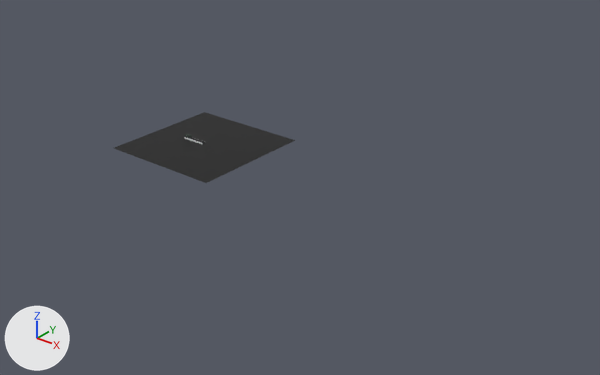
Two versions of the Blender file Scene1.blend, one commit apart.
The view is the same before and after, from a camera (50 mm lens) standing at (375.0, -359.0, 213.0) and looking at (84.0, 5.0, -12.0). Lighting does not change. The marker at lower left points along +X, +Y and +Z.
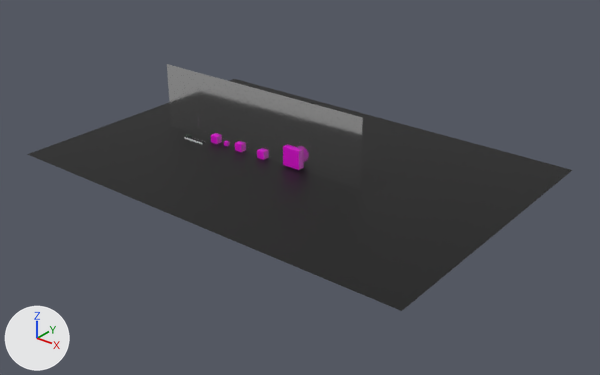
What differs and where, as boxes [x1, y1, x2, y2] in the pictures (600 x 375 px):
'Plane', reshaped (199% wider, 224% taller): before [114, 112, 295, 183]; after [28, 79, 572, 311]
'Plane.001', added: after [167, 64, 363, 189]
'Big boy complex 5', added: after [283, 145, 302, 170]
'Complex 4', added: after [257, 149, 267, 160]
'Complex 3', added: after [235, 141, 245, 152]
'Complex 1', added: after [211, 134, 221, 144]

The change, as a diff of the scene's bpy script:
```diff
--- a/Scene1.blend.py
+++ b/Scene1.blend.py
@@ mat_unfinished_make_model_pls @@
+mat_unfinished_make_model_pls = principled_material('UNFINISHED MAKE MODEL PLS')
+mat_unfinished_make_model_pls.base_color = (0.8, 0.0, 0.708)  # pink #e700db
@@ mat_glass @@
+mat_glass = principled_material('Glass')
+mat_glass.base_color = (0.8, 0.8, 0.8)  # white #e7e7e7
+mat_glass.roughness = 0.176
+mat_glass.ior = 1.3
+mat_glass.specular_ior_level = 0.0
+mat_glass.transmission_weight = 1.0
@@ me_plane_001 @@
 me_plane_001.from_pydata(...)  # 4 vertices, 1 face; spans x -1.0..1.0, y -1.0..1.0, z 0.0
 # used by ob_plane; location = (7.6, 0.1, -1.9); scale = (-42.6, -42.6, -42.6)
-me_plane_001.vertices[0].co = (-1.0, -1.0, 0.0)  # pixel (295, 140)
-me_plane_001.vertices[1].co = (1.0, -1.0, 0.0)  # pixel (204, 112)
-me_plane_001.vertices[2].co = (-1.0, 1.0, 0.0)  # pixel (206, 183)
-me_plane_001.vertices[3].co = (1.0, 1.0, 0.0)  # pixel (112, 148)
+# me_plane_001 part 1
+me_plane_001.vertices[0].co = (-4.85, -2.64, 0.0)  # pixel (572, 170)
+me_plane_001.vertices[1].co = (1.83, -2.64, 0.0)  # pixel (234, 78)
+me_plane_001.vertices[2].co = (-4.85, 1.97, 0.0)  # pixel (401, 311)
+me_plane_001.vertices[3].co = (1.83, 1.97, 0.0)  # pixel (27, 154)
 me_plane_001.materials.append(mat_material_002)
@@ me_cube_019 @@
+me_cube_019.from_pydata(...)  # a box spanning x -1.0..1.0, y -1.0..1.0, z -1.0..1.0
+me_cube_019.materials.append(mat_unfinished_make_model_pls)  # pink #e700db
@@ me_cube_018 @@
+me_cube_018.from_pydata(...)  # a box spanning x -1.0..1.0, y -1.0..1.0, z -1.0..1.0
+me_cube_018.materials.append(mat_unfinished_make_model_pls)  # pink #e700db
@@ me_cube_017 @@
+me_cube_017.from_pydata(...)  # a box spanning x -1.0..1.0, y -1.0..1.0, z -1.0..1.0
+me_cube_017.materials.append(mat_unfinished_make_model_pls)  # pink #e700db
@@ me_cube_015 @@
+me_cube_015.from_pydata(...)  # a box spanning x -1.0..1.0, y -1.0..1.0, z -1.0..1.0
+me_cube_015.materials.append(mat_unfinished_make_model_pls)  # pink #e700db
@@ me_plane_002 @@
+me_plane_002.from_pydata([(-1.65, -0.49, 0.0), (3.29, -0.49, 0.0), (-1.65, 1.0, 0.0), (3.29, 1.0, 0.0)], [], [(0, 1, 3, 2)])
+me_plane_002.materials.append(mat_glass)  # white #e7e7e7
@@ ob_big_boy_complex_5 @@
+ob_big_boy_complex_5 = bpy.data.objects.new('Big boy complex 5', me_cube_019)
+ob_big_boy_complex_5.location = (77.0, 7.7, 5.4)
+ob_big_boy_complex_5.scale = (6.26, 2.79, 6.26)
@@ ob_complex_4 @@
+ob_complex_4 = bpy.data.objects.new('Complex 4', me_cube_018)
+ob_complex_4.location = (52.0, 7.7, 0.6)
+ob_complex_4.scale = (2.79, 2.79, 2.79)
@@ ob_complex_3 @@
+ob_complex_3 = bpy.data.objects.new('Complex 3', me_cube_017)
+ob_complex_3.location = (32.7, 7.7, 0.6)
+ob_complex_3.scale = (2.79, 2.79, 2.79)
@@ ob_complex_1 @@
+ob_complex_1 = bpy.data.objects.new('Complex 1', me_cube_015)
+ob_complex_1.location = (11.0, 7.7, 0.6)
+ob_complex_1.scale = (2.79, 2.79, 2.79)
@@ ob_plane_001 @@
+ob_plane_001 = bpy.data.objects.new('Plane.001', me_plane_002)
+ob_plane_001.location = (20.1, 8.2, 10.7)
+ob_plane_001.rotation_euler = (1.571, 0.0, 0.0)  # degrees (90, 0, 0)
+ob_plane_001.scale = (32.6, 32.6, 32.6)
```
